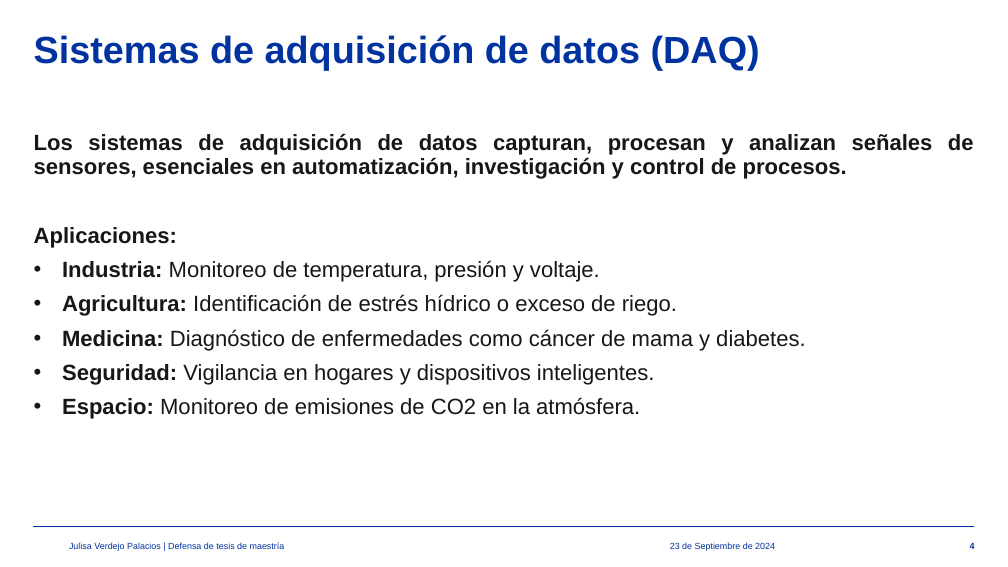
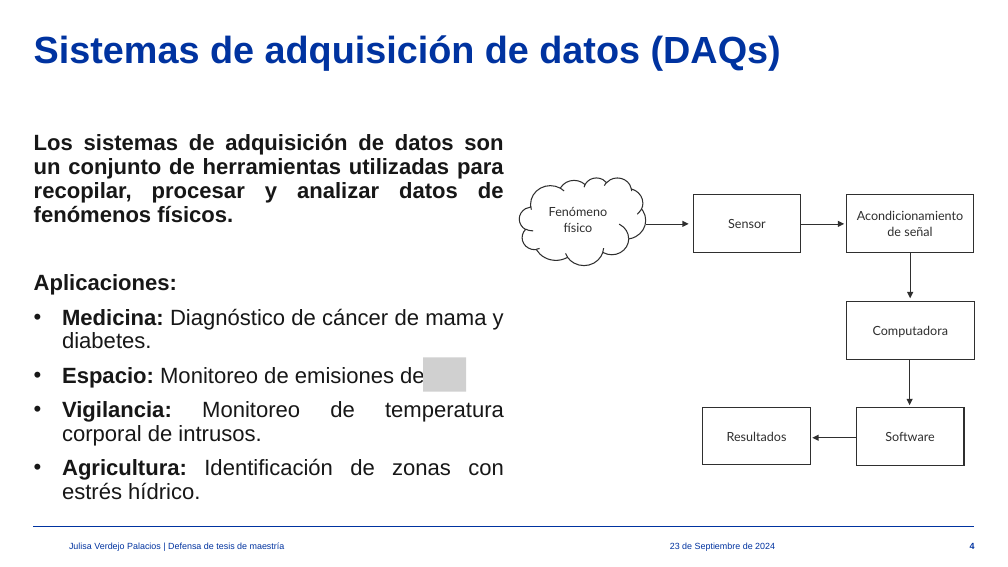
Before and after one commit to julisaverdejo/tesis_maestria, a slide deck: slide 4 of presentacion/presentacion_maestria.pptx. Drawn at 1008x567 pixels with LibreOffice and Linux fonts; fonts in the diff are those of the drawing; grey boxes stand for pictures; background and template pictures are left out. Boxes give left, top, right and bottom in pixels: in the first picture for what was removed or moved away, otherwise in the second. Text is boxed around its words. In the diff, an @@ line names an element or a change of style, - is before the commit and + after.

```diff
--- a/presentacion/presentacion_maestria.pptx
+++ b/presentacion/presentacion_maestria.pptx
@@ title at [34, 35, 781, 70]: text changed @@
-Sistemas de adquisición de datos (DAQ)
+Sistemas de adquisición de datos (DAQs)
@@ text at [34, 133, 504, 223]: text changed @@
-Los sistemas de adquisición de datos capturan, procesan y analizan señales de sensores, esenciales en automatización, investigación y control de procesos.
+Los sistemas de adquisición de datos son un conjunto de herramientas utilizadas para recopilar, procesar y analizar datos de fenómenos físicos.
@@ text at [62, 308, 504, 500]: text changed @@
-• Industria: Monitoreo de temperatura, presión y voltaje.
-• Agricultura: Identificación de estrés hídrico o exceso de riego.
-• Medicina: Diagnóstico de enfermedades como cáncer de mama y diabetes.
-• Seguridad: Vigilancia en hogares y dispositivos inteligentes.
-• Espacio: Monitoreo de emisiones de CO2 en la atmósfera.
+• Medicina: Diagnóstico de cáncer de mama y diabetes.
+• Espacio: Monitoreo de emisiones de
+• Vigilancia: Monitoreo de temperatura corporal de intrusos.
+• Agricultura: Identificación de zonas con estrés hídrico.
@@ picture added at [423, 358, 467, 392] @@
@@ group added at [520, 178, 975, 465]: 5 arrows, 5 rectangles, 1 cloud @@
+Fenómeno físico
+Sensor
+Acondicionamiento de señal
+Computadora
+Software
+Resultados
```
Also in this commit, not shown: 1 other slide changed, 1 other file.
